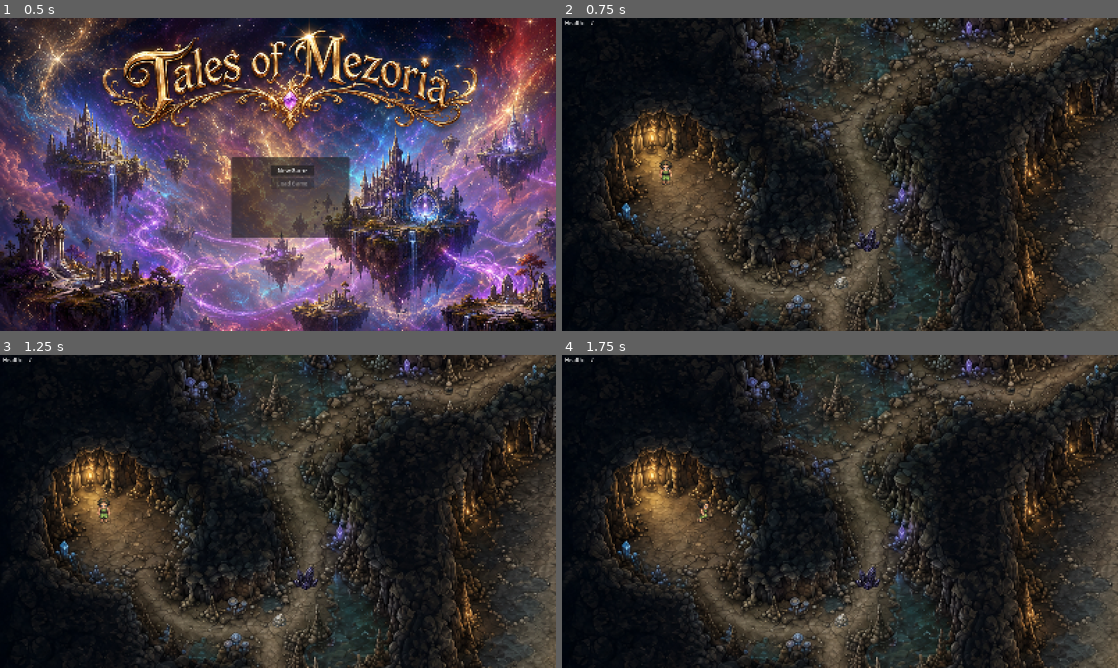
Above: before the commit, frames 1-4 (two rows, left to right).
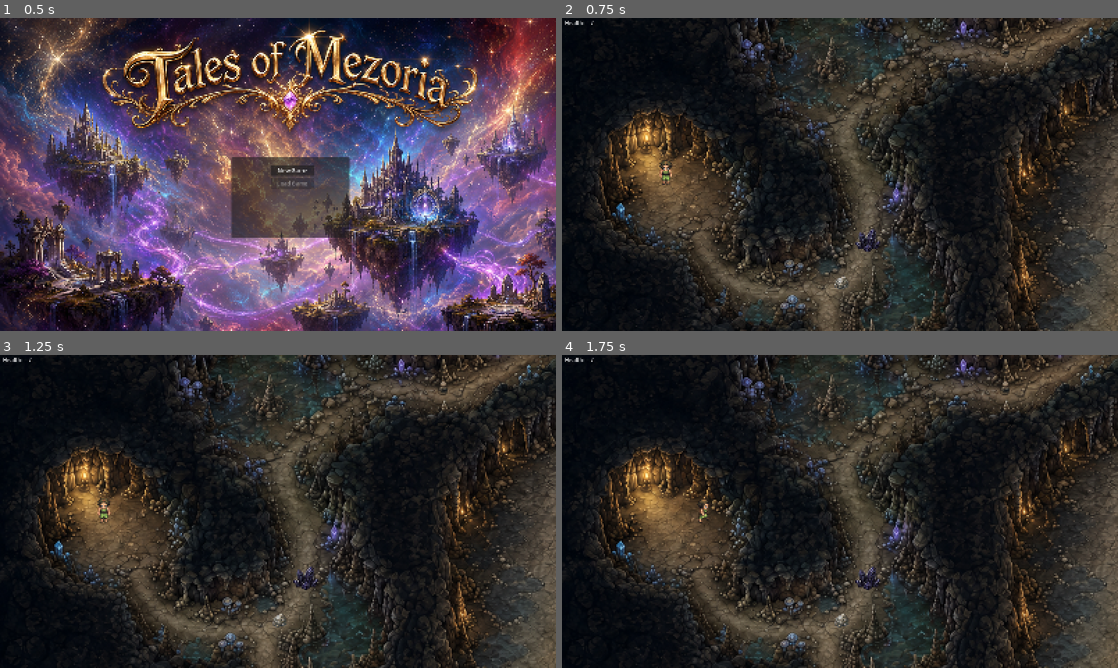
Above: after the commit, the same moments.

Repository: Shaladar79/ages-action-rpg
Game: Godot game, scene res://scenes/world/start_menu/start_menu.tscn
The game is run twice, just before and just after one commit, with the same random seed, the same clock (stepped at 60 frames per second) and the same inputs.
Inputs:
- Up to frame 1 (0.5 s): no input
- Up to frame 2 (0.75 s): click "New Game" at 0.5 s
- Up to frame 3 (1.25 s): no input
- Up to frame 4 (1.75 s): tap Enter at 1.25 s; hold D (move_right) from 1.28 s (still down); tap E (interact) at 1.35 s

Frame 1 is identical in both runs. In frame 2, 23% of the frame differs, in the area x 1-100%, y 0-100%; in frame 3, 23%; in frame 4, 23%.

Commit message:
Add same-map transition areas

Diff:
--- a/scenes/maps/StartCavern.tscn
+++ b/scenes/maps/StartCavern.tscn
@@ -8,6 +8,7 @@
 [ext_resource type="PackedScene" uid="uid://bbc8361yvbkxt" path="res://scenes/objects/BreakableRock.tscn" id="7_rl85u"]
 [ext_resource type="PackedScene" uid="uid://c54peu6mqtky8" path="res://scenes/objects/CollectableClub.tscn" id="8_o2k4q"]
 [ext_resource type="PackedScene" uid="uid://bpapdn74pq4la" path="res://scenes/enemies/Dawn of Man/StartCavern/Cave Scorp.tscn" id="9_1x8pa"]
+[ext_resource type="PackedScene" uid="uid://bas01evmp7jm4" path="res://scenes/objects/trans_area.tscn" id="10_3svxi"]
 [ext_resource type="PackedScene" uid="uid://pyq76iw1lw5d" path="res://scenes/objects/save_totem.tscn" id="10_3573v"]
 
 [node name="StartCavern" type="Node2D" unique_id=102575327]
@@ -19,7 +20,7 @@
 
 [node name="MapImage" type="Sprite2D" parent="." unique_id=470302150]
 z_index = -100
-position = Vector2(9, 9)
+position = Vector2(1, 9)
 texture = ExtResource("2_rl85u")
 centered = false
 
@@ -105,3 +106,35 @@
 
 [node name="SaveTotem" parent="Objects" unique_id=528667636 instance=ExtResource("10_3573v")]
 position = Vector2(867, 76)
+
+[node name="TransitionArea" parent="Objects" unique_id=600252779 instance=ExtResource("10_3svxi")]
+position = Vector2(565, 1074)
+target_marker_path = NodePath("../Marker")
+target_spawn_id = ""
+
+[node name="TransitionArea3" parent="Objects" unique_id=2104861802 instance=ExtResource("10_3svxi")]
+position = Vector2(1046, 647)
+target_marker_path = NodePath("../Marker3")
+target_spawn_id = "Marker3"
+
+[node name="TransitionArea4" parent="Objects" unique_id=1223366586 instance=ExtResource("10_3svxi")]
+position = Vector2(1384, 534)
+target_marker_path = NodePath("../Marker4")
+target_spawn_id = "Marker4"
+
+[node name="TransitionArea2" parent="Objects" unique_id=520088292 instance=ExtResource("10_3svxi")]
+position = Vector2(1403, 729)
+target_marker_path = NodePath("../Marker2")
+target_spawn_id = "Marker2"
+
+[node name="Marker" type="Marker2D" parent="Objects" unique_id=2110216208]
+position = Vector2(1089, 719)
+
+[node name="Marker2" type="Marker2D" parent="Objects" unique_id=240895911]
+position = Vector2(1294, 564)
+
+[node name="Marker3" type="Marker2D" parent="Objects" unique_id=366305337]
+position = Vector2(629, 1001)
+
+[node name="Marker4" type="Marker2D" parent="Objects" unique_id=956483217]
+position = Vector2(1309, 749)
--- /dev/null
+++ b/scenes/objects/trans_area.tscn
@@ -0,0 +1,15 @@
+[gd_scene format=3 uid="uid://bas01evmp7jm4"]
+
+[ext_resource type="Script" uid="uid://c5grexcfqjy3i" path="res://scripts/interactions/transition_area.gd" id="1_jh362"]
+
+[sub_resource type="CircleShape2D" id="CircleShape2D_tj6e3"]
+radius = 64.0
+
+[node name="TransitionArea" type="Area2D" unique_id=600252779]
+collision_mask = 255
+script = ExtResource("1_jh362")
+target_spawn_id = "Marker"
+
+[node name="CollisionShape2D" type="CollisionShape2D" parent="." unique_id=1099914809]
+shape = SubResource("CircleShape2D_tj6e3")
+debug_color = Color(0.8254671, 0.2465918, 0.77744734, 0.41960785)
--- /dev/null
+++ b/scripts/interactions/transition_area.gd
@@ -0,0 +1,111 @@
+extends Area2D
+class_name TransitionArea
+
+enum TransitionType {
+    SAME_MAP,
+    CHANGE_SCENE
+}
+
+@export var transition_type: TransitionType = TransitionType.SAME_MAP
+
+@export var target_marker_path: NodePath
+@export_file("*.tscn") var target_scene_path: String = ""
+@export var target_spawn_id: String = ""
+
+@export var require_interact_button: bool = false
+@export var transition_cooldown: float = 0.25
+
+var can_transition: bool = true
+var player_in_area: Node2D = null
+
+
+func _ready() -> void:
+    if not body_entered.is_connected(_on_body_entered):
+        body_entered.connect(_on_body_entered)
+
+    if not body_exited.is_connected(_on_body_exited):
+        body_exited.connect(_on_body_exited)
+
+
+func _process(_delta: float) -> void:
+    if not require_interact_button:
+        return
+
+    if player_in_area == null:
+        return
+
+    if Input.is_action_just_pressed("interact"):
+        _try_transition(player_in_area)
+
+
+func _on_body_entered(body: Node2D) -> void:
+    print("Transition body entered: ", body.name)
+
+    if not body.is_in_group("player"):
+        print("Entered body is not player.")
+        return
+
+    print("Player entered transition area.")
+
+    player_in_area = body
+
+    if require_interact_button:
+        print("Transition requires interact button.")
+        return
+
+    _try_transition(body)
+
+
+func _on_body_exited(body: Node2D) -> void:
+    if body != player_in_area:
+        return
+
+    player_in_area = null
+
+
+func _try_transition(player: Node2D) -> void:
+    if not can_transition:
+        print("Transition is cooling down.")
+        return
+
+    match transition_type:
+        TransitionType.SAME_MAP:
+            _transition_same_map(player)
+
+        TransitionType.CHANGE_SCENE:
+            _transition_to_scene()
+
+
+func _transition_same_map(player: Node2D) -> void:
+    print("Trying same-map transition.")
+
+    var marker := get_node_or_null(target_marker_path) as Node2D
+
+    if marker == null:
+        marker = get_tree().current_scene.get_node_or_null(target_marker_path) as Node2D
+
+    if marker == null:
+        push_warning("TransitionArea has no valid target marker. Target path is: " + str(target_marker_path))
+        return
+
+    print("Moving player to marker: ", marker.name, " at ", marker.global_position)
+
+    can_transition = false
+    player.global_position = marker.global_position
+
+    await get_tree().create_timer(transition_cooldown).timeout
+    can_transition = true
+
+
+func _transition_to_scene() -> void:
+    print("Trying scene transition.")
+
+    if target_scene_path.strip_edges() == "":
+        push_warning("TransitionArea target_scene_path is blank: " + name)
+        return
+
+    if not ResourceLoader.exists(target_scene_path):
+        push_warning("TransitionArea target scene does not exist: " + target_scene_path)
+        return
+
+    get_tree().change_scene_to_file(target_scene_path)
Not shown, added: scripts/interactions/transition_area.gd.uid
